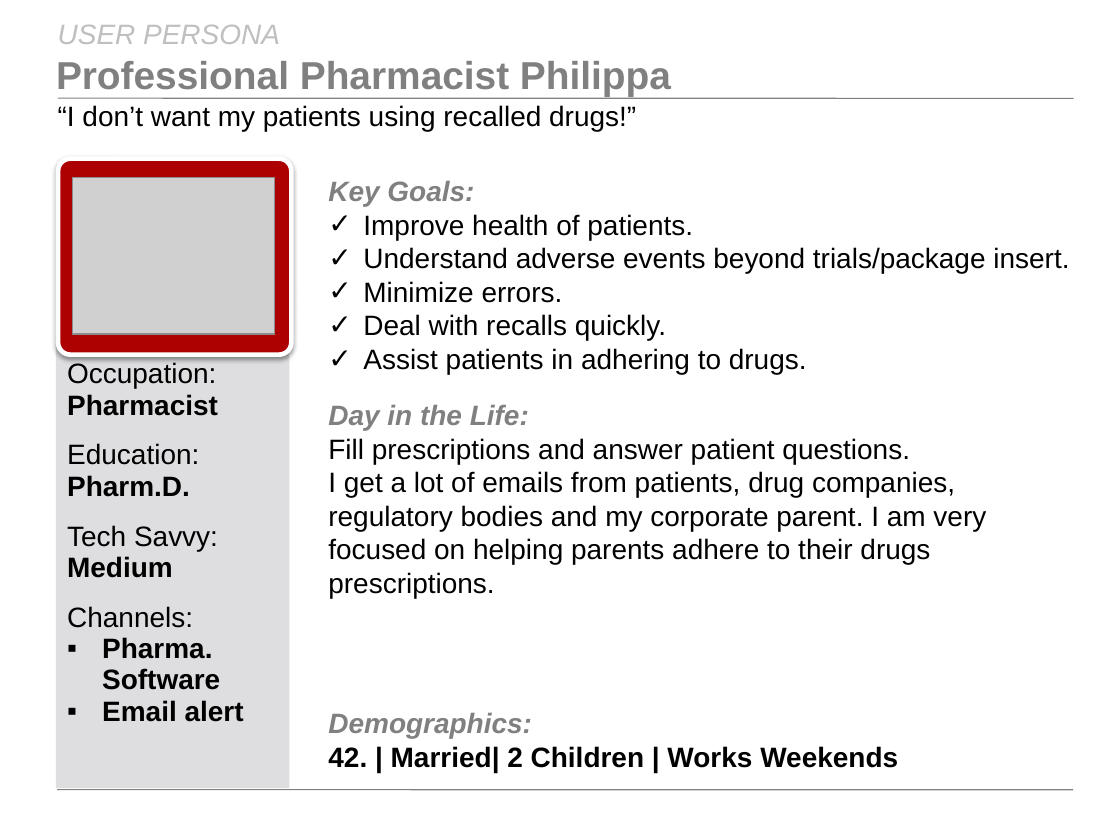
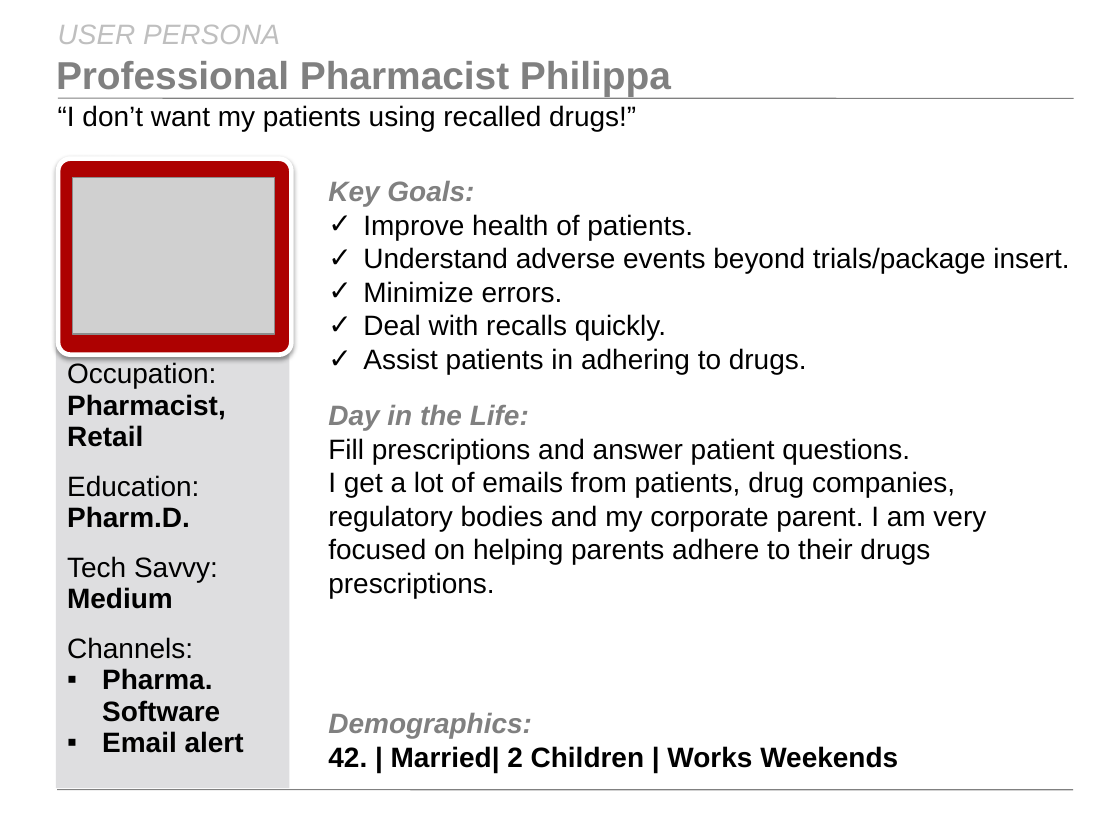
Before and after one commit to PluribusDigital/open-fda, a slide deck: slide 1 of doc/design_artifacts/STSILABS-open-fda-user-personas.pptx. Drawn at 1120x840 pixels with LibreOffice and Linux fonts; fonts in the diff are those of the drawing; grey boxes stand for pictures; background and template pictures are left out. Boxes give left, top, right and bottom in pixels: in the first picture for what was removed or moved away, otherwise in the second. Text is boxed around its words. In the diff, an @@ line names an element or a change of style, - is before the commit and + after.

Commit message:
Denote pharmacists as retail as opposed to hospital.

```diff
--- a/doc/design_artifacts/STSILABS-open-fda-user-personas.pptx
+++ b/doc/design_artifacts/STSILABS-open-fda-user-personas.pptx
@@ text in rectangle at bbox=[67, 362, 226, 447]: text changed; bold on @@
-Occupation:
-Pharmacist
+Occupation:
+Pharmacist, Retail
```
